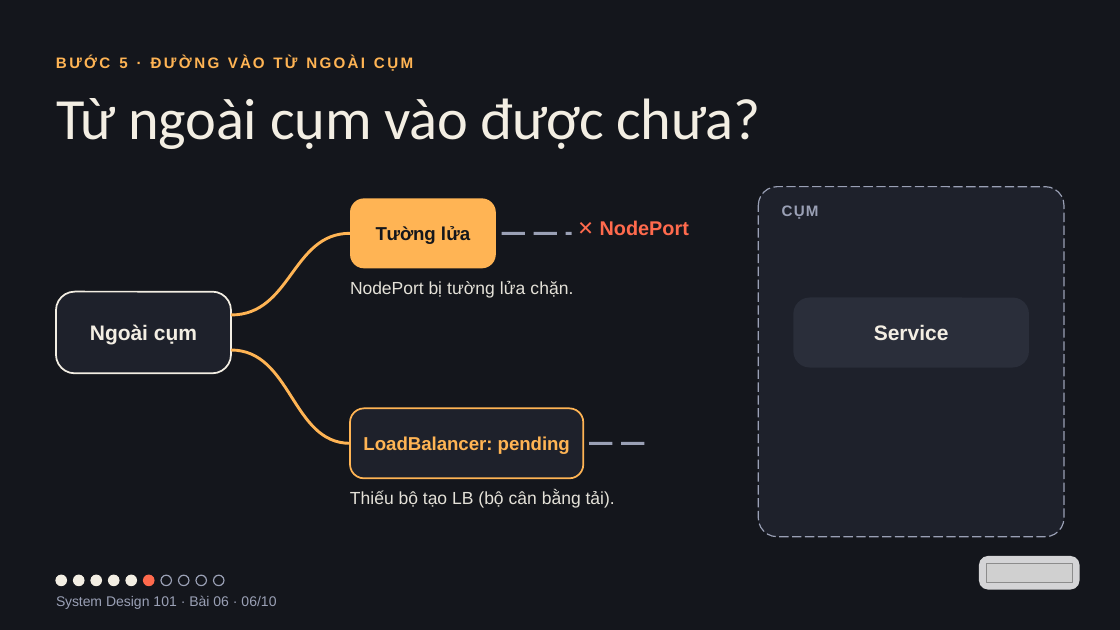
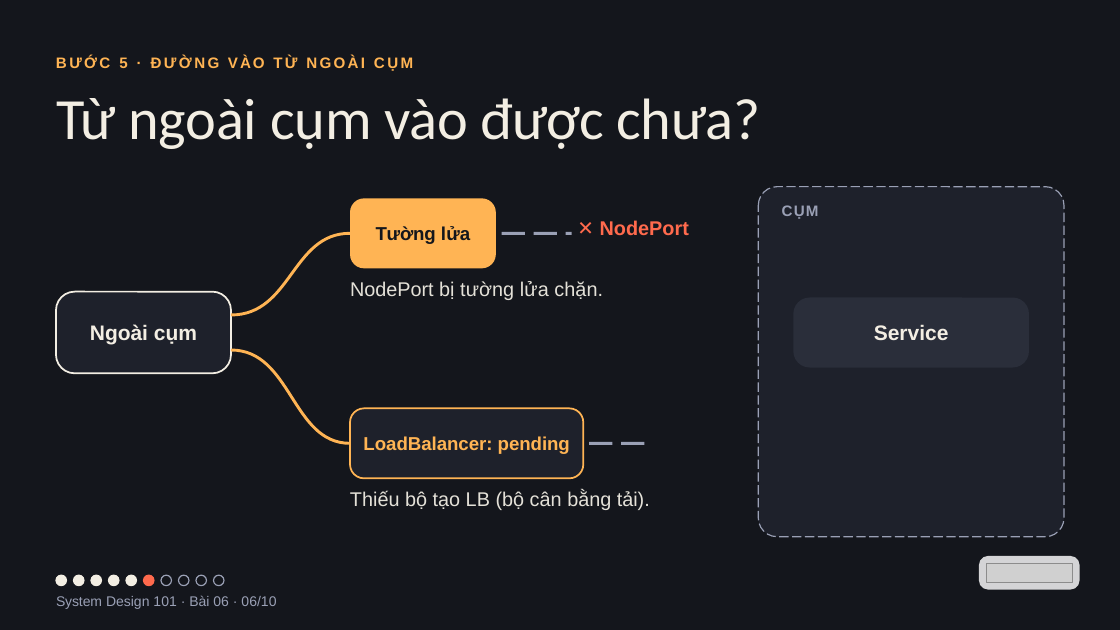
Before and after one commit to vohoailinh90/tool-marketing-studio, a slide deck: slide 6 of system-design-101/vi/lessons/sd-13-006/slides/sd-13-006.pptx. Drawn at 1120x630 pixels with LibreOffice and Linux fonts; fonts in the diff are those of the drawing; grey boxes stand for pictures. Boxes give left, top, right and bottom in pixels: in the first picture for what was removed or moved away, otherwise in the second. Text is boxed around its words. In the diff, an @@ line names an element or a change of style, - is before the commit and + after.

```diff
--- a/system-design-101/vi/lessons/sd-13-006/slides/sd-13-006.pptx
+++ b/system-design-101/vi/lessons/sd-13-006/slides/sd-13-006.pptx
@@ text "NodePort bị tường lửa chặn." at box(350, 281, 603, 300): size 22.5 to 25.5 pt @@
@@ text "Thiếu bộ tạo LB (bộ ..." at box(350, 491, 650, 510): size 22.5 to 25.5 pt; letter spacing 0 to -0.1 pt in "(bộ" @@
```
Also in this commit, not shown: 3 other slides changed, 4 other files.
